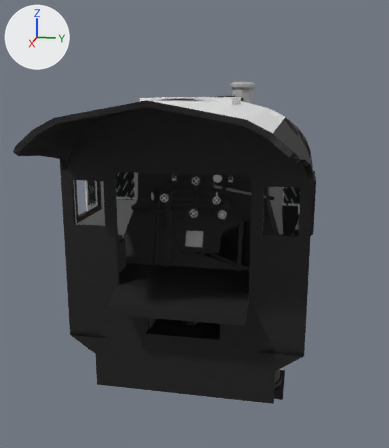
The OBJ model src/main/resources/assets/immersiverailroading/models/rolling_stock/locomotives/a5_switcher/a5_switcher.obj: old version first, new version second.
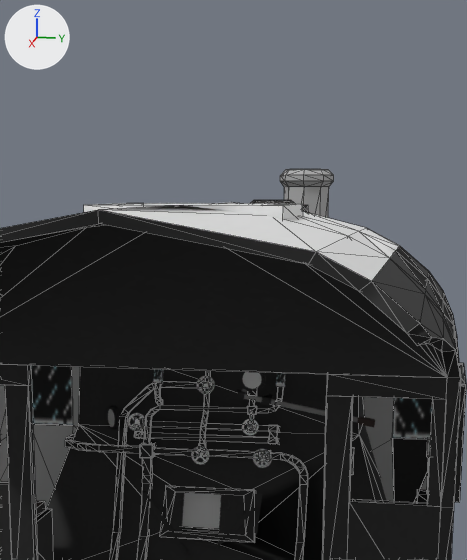
There are two pictures of each version: one whole from a 50 mm lens placed at (10.28, 1.43, 4.4), pointed at (0.69, -0.49, 2.01), one close up on the part from 26% to 81% of the width and 1% to 58% of the height. Every picture has the same lights, and +X, +Y and +Z are marked at upper left. The close-ups show mesh edges as thin lines. Where no turn or scale is listed for an object, it has been applied to the vertices.

In view in the first close-up: 'A5Cab.002_Cylinder.082', 'A5Cab_Cylinder.047', 'A5ThrottleLever_Cylinder.014', 'BOILER_SEGMENT_1_Cylinder.050', 'Cube.022_Cube.018', 'Cube.046_Cube.107', 'Cube.050_Cube.109', 'FIREBOX_Cylinder.002', 'Plane.001_Plane.002'.
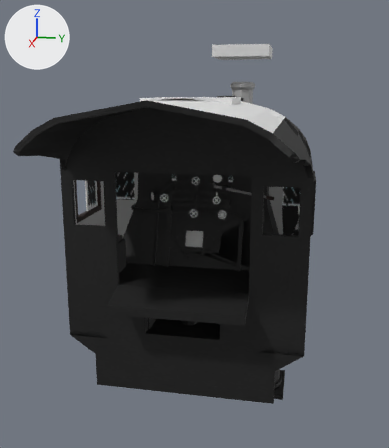
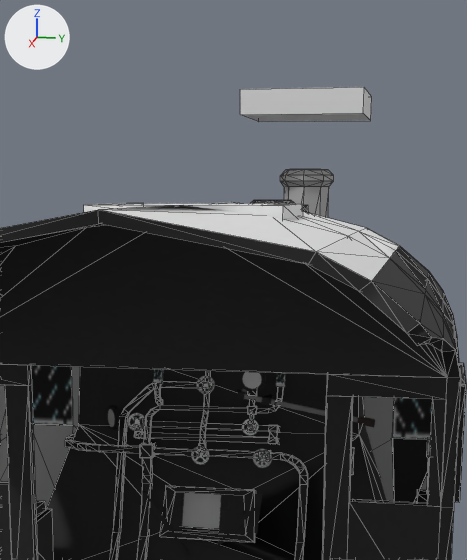
Location of each change, [x1, y1, x2, y2] in pixels of the close-ups (467 x 560 px):
'PARTICLE_CHIMNEY_1_Cube', added: after [240, 87, 372, 122]

The change, as a diff of the scene's bpy script:
```diff
--- a/src/main/resources/assets/immersiverailroading/models/rolling_stock/locomotives/a5_switcher/a5_switcher.obj.py
+++ b/src/main/resources/assets/immersiverailroading/models/rolling_stock/locomotives/a5_switcher/a5_switcher.obj.py
@@ mat_none @@
+mat_none = principled_material('None')
+mat_none.base_color = (0.8, 0.8, 0.8)  # white #e7e7e7
+mat_none.roughness = 1.0
@@ me_particle_chimney_1_cube @@
+me_particle_chimney_1_cube.from_pydata(...)  # a box spanning x -3.311..-2.063, y -0.64..0.608, z 5.156..5.406
+me_particle_chimney_1_cube.materials.append(mat_none)  # white #e7e7e7
@@ ob_particle_chimney_1_cube @@
+ob_particle_chimney_1_cube = bpy.data.objects.new('PARTICLE_CHIMNEY_1_Cube', me_particle_chimney_1_cube)
+ob_particle_chimney_1_cube.location = (0.0, 0.0, 0.0)
```
